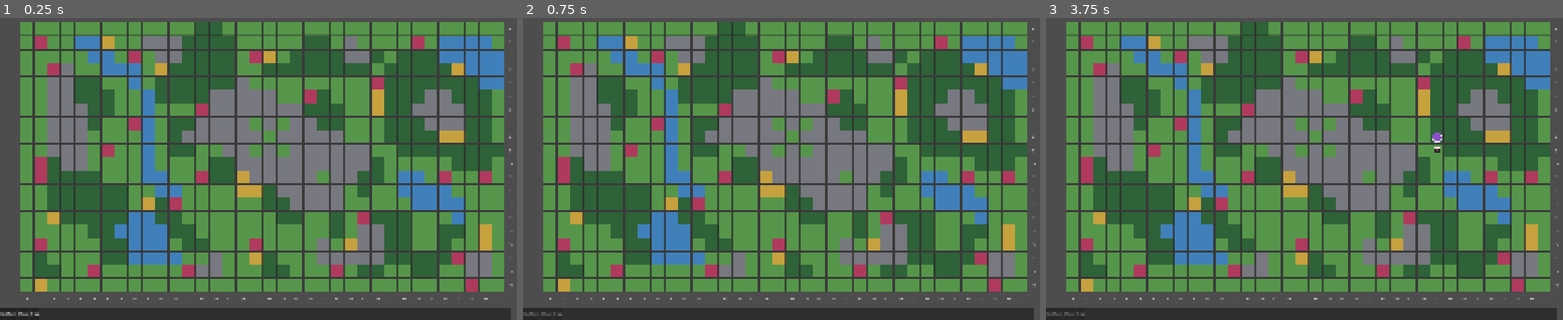
Above: before the commit, frames 1-3 (left to right).
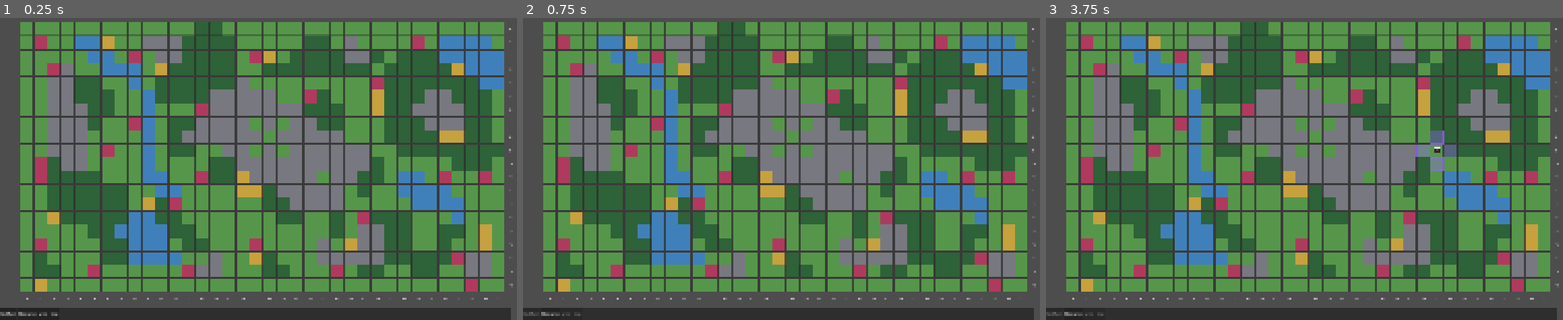
Above: after the commit, the same moments.

Repository: maaicle/conjurer-game
Game: Godot game, scene res://scenes/Sandbox.tscn
Two runs of this game, one before a commit and one after it. Both use one fixed random seed, a clock stepped at 60 frames per second and the inputs below.
Inputs (mouse positions are in pixels of both pictures, inside the frame that each line leads up to):
- Up to frame 1 (0.25 s): no input
- Up to frame 2 (0.75 s): click "End Turn" at 0.5 s
- Up to frame 3 (3.75 s): click (1071, 313) at 1.25 s, where only the run after the commit has a clickable "Next Unit"; click (1071, 313) at 2 s, where only the run after the commit has a clickable "Next Unit"; click (1071, 313) at 2.75 s, where only the run after the commit has a clickable "Next Unit"; tap Enter at 3.5 s; move the mouse to (1433, 147) at 3.52 s; click (1433, 147) at 3.67 s

The runs differ from the first frame. In frame 1, less than 0.1% of the frame differs, in the area x 3-12%, y 97-99%; in frame 2, less than 0.1%; in frame 3, 0.5%, in the area x 3-80%, y 37-99%.

Commit message:
Avatar flood/fill placement. Next unit button. Selected unit highlighter.

Diff:
--- a/scenes/Avatar.gd
+++ b/scenes/Avatar.gd
@@ -2,6 +2,7 @@
 class_name Avatar
 
 func _ready() -> void:
+	super._ready()
 	movement_range = 2
 
 func get_available_actions() -> Array[String]:
--- a/scenes/Sandbox.gd
+++ b/scenes/Sandbox.gd
@@ -37,6 +37,10 @@
 var consume_valid_cells: Array[Vector2i] = []
 var consume_highlight_nodes: Array[Sprite2D] = []
 var pending_soldier: Soldier = null
+var current_base: Base = null
+var in_avatar_placement_mode := false
+var avatar_valid_cells: Array[Vector2i] = []
+var avatar_highlight_nodes: Array[Sprite2D] = []
 
 #Scene setup ----------------------------------------------------
 
@@ -111,6 +115,8 @@
 			exit_spawn_mode()
 		elif in_move_mode:
 			exit_move_mode()
+		elif in_avatar_placement_mode:
+			cancel_base_placement()
 		return
 
 	if event.button_index != MOUSE_BUTTON_LEFT:
@@ -118,6 +124,11 @@
 
 	var mouse_pos := get_global_mouse_position()
 	var cell := ground_layer.local_to_map(mouse_pos)
+
+	if in_avatar_placement_mode:
+		if cell in avatar_valid_cells:
+			place_avatar(cell)
+		return
 
 	if not base_placed:
 		try_place_base(cell)
@@ -145,31 +156,33 @@
 #Base placement -----------------------------------------------------
 
 func try_place_base(cell: Vector2i) -> void:
-
 	if not is_passable(cell):
 		print("Cannot place base — tile is not passable or doesn't exist.")
 		return
 
-	var avatar_cell := find_valid_avatar_tile(cell)
-	if avatar_cell == Vector2i(-1, -1):
-		print("Cannot place base here — no valid adjacent tile for the avatar.")
-		return
-
-	var base := BASE_SCENE.instantiate()
+	var base: Base = BASE_SCENE.instantiate()
 	base.position = ground_layer.map_to_local(cell)
 	base.grid_position = cell
+	add_child(base)
+	current_base = base
 	base_position = cell
 
-	add_child(base)
-
-	var avatar := AVATAR_SCENE.instantiate()
-	avatar.position = ground_layer.map_to_local(avatar_cell)
-	avatar.grid_position = avatar_cell
-	add_child(avatar)
-
-	base_placed = true
-	print("Base placed at ", cell, ", avatar placed at ", avatar_cell)
-	begin_turn_planning()
+	avatar_valid_cells = compute_avatar_area(cell)
+	if avatar_valid_cells.is_empty():
+		print("Cannot place base here — no valid tile for the avatar.")
+		remove_child(base)
+		base.queue_free()
+		current_base = null
+		return
+
+	enter_avatar_placement_mode()
+
+func compute_avatar_area(base_cell: Vector2i) -> Array[Vector2i]:
+	var cells: Array[Vector2i] = []
+	for cell in compute_flood_area(base_cell, 1):
+		if is_passable(cell):
+			cells.append(cell)
+	return cells
 
 func find_valid_avatar_tile(base_cell: Vector2i) -> Vector2i:
 	var directions: Array[Vector2i] = [Vector2i(0, -1), Vector2i(1, 0), Vector2i(0, 1), Vector2i(-1, 0)]
@@ -179,6 +192,37 @@
 			return candidate
 	return Vector2i(-1, -1)
 
+func enter_avatar_placement_mode() -> void:
+	in_avatar_placement_mode = true
+	for cell in avatar_valid_cells:
+		avatar_highlight_nodes.append(create_highlight(cell, Color(0.6, 0.4, 1.0)))
+	update_toolbar()
+
+func exit_avatar_placement_mode() -> void:
+	in_avatar_placement_mode = false
+	avatar_valid_cells = []
+	for node in avatar_highlight_nodes:
+		node.queue_free()
+	avatar_highlight_nodes = []
+	update_toolbar()
+
+func cancel_base_placement() -> void:
+	exit_avatar_placement_mode()
+	remove_child(current_base)
+	current_base.queue_free()
+	current_base = null
+
+func place_avatar(cell: Vector2i) -> void:
+	var avatar: Avatar = AVATAR_SCENE.instantiate()
+	avatar.position = ground_layer.map_to_local(cell)
+	avatar.grid_position = cell
+	add_child(avatar)
+
+	exit_avatar_placement_mode()
+	base_placed = true
+	print("Base placed at ", base_position, ", avatar placed at ", cell)
+	begin_turn_planning()
+
 #Unit Selection Tracking -------------------------------------------
 
 func begin_turn_planning() -> void:
@@ -188,10 +232,12 @@
 func auto_select_unit() -> void:
 	for unit in get_children():
 		if unit is Unit and unit.turn_state == Unit.TurnState.READY:
-			selected_unit = unit
-			print("  Auto-selected unit at ", unit.grid_position)
+			select_unit(unit)
 			return
-	print("  No units available to select.")
+	if selected_unit != null and is_instance_valid(selected_unit):
+		selected_unit.set_selected(false)
+	selected_unit = null
+	print("  No units available to auto-select.")
 	update_toolbar()
 
 func get_unit_at(cell: Vector2i) -> Unit:
@@ -201,7 +247,10 @@
 	return null
 
 func select_unit(unit: Unit) -> void:
+	if selected_unit != null and is_instance_valid(selected_unit):
+		selected_unit.set_selected(false)
 	selected_unit = unit
+	selected_unit.set_selected(true)
 	print("Selected unit at ", unit.grid_position)
 	update_toolbar()
 
@@ -210,6 +259,7 @@
 	var move_btn: Button = $UI/Toolbar/HBox/MoveButton
 	var skip_btn: Button = $UI/Toolbar/HBox/SkipButton
 	var end_turn_btn: Button = $UI/Toolbar/HBox/EndTurnButton
+	var next_unit_btn: Button = $UI/Toolbar/HBox/NextUnitButton
 
 	if selected_unit == null:
 		move_btn.disabled = true
@@ -223,6 +273,7 @@
 		move_btn.disabled = true
 		skip_btn.disabled = true
 		end_turn_btn.disabled = true
+		next_unit_btn.disabled = true
 		for child in $UI/Toolbar/HBox/ActionButtons.get_children():
 			if child is Button:
 				child.disabled = true
@@ -231,6 +282,8 @@
 	move_btn.disabled = not selected_unit.can_move()
 	skip_btn.disabled = selected_unit.turn_state != Unit.TurnState.READY
 	end_turn_btn.disabled = not all_units_finished()
+	next_unit_btn.disabled = all_units_finished()
+
 
 	clear_action_buttons()
 	for action_name in selected_unit.get_available_actions():
@@ -263,6 +316,9 @@
 func _on_end_turn_button_pressed() -> void:
 	end_turn()
 	update_toolbar()
+
+func _on_next_unit_button_pressed() -> void:
+	select_next_unit()
 
 
 #Unit movement---------------------------------------------------
@@ -378,6 +434,7 @@
 			cells.append(cell)
 	return cells
 
+#Consume Mode----------------------------------------------------------------
 func enter_consume_mode() -> void:
 	in_consume_mode = true
 	consume_valid_cells = compute_resource_area(pending_soldier.grid_position, pending_soldier.collection_range)
@@ -421,6 +478,7 @@
 		ResourceType.WATER:
 			soldier.armor_regen += 1
 
+#Spawn Mode---------------------------------------------------------------------
 func enter_spawn_mode() -> void:
 	if selected_unit == null or not selected_unit.can_act():
 		return
@@ -458,3 +516,22 @@
 	highlight.position = ground_layer.map_to_local(cell)
 	add_child(highlight)
 	return highlight
+
+#Next Unit----------------------------------------------------------------------
+func select_next_unit() -> void:
+	var units: Array[Unit] = []
+	for child in get_children():
+		if child is Unit:
+			units.append(child)
+	if units.is_empty():
+		return
+
+	var start_index := units.find(selected_unit)
+	if start_index == -1:
+		start_index = 0
+
+	for i in range(1, units.size() + 1):
+		var idx := (start_index + i) % units.size()
+		if units[idx].turn_state == Unit.TurnState.READY:
+			select_unit(units[idx])
+			return
--- a/scenes/Sandbox.tscn
+++ b/scenes/Sandbox.tscn
@@ -99,6 +99,10 @@
 layout_mode = 2
 text = "End Turn"
 
+[node name="NextUnitButton" type="Button" parent="UI/Toolbar/HBox" unique_id=1879102158]
+layout_mode = 2
+text = "Next Unit"
+
 [node name="MoveButton" type="Button" parent="UI/Toolbar/HBox" unique_id=1950275072]
 layout_mode = 2
 text = "Move"
@@ -114,5 +118,6 @@
 
 [connection signal="pressed" from="UI/SkipButton" to="." method="_on_skip_button_pressed"]
 [connection signal="pressed" from="UI/Toolbar/HBox/EndTurnButton" to="." method="_on_end_turn_button_pressed"]
+[connection signal="pressed" from="UI/Toolbar/HBox/NextUnitButton" to="." method="_on_next_unit_button_pressed"]
 [connection signal="pressed" from="UI/Toolbar/HBox/MoveButton" to="." method="_on_move_button_pressed"]
 [connection signal="pressed" from="UI/Toolbar/HBox/SkipButton" to="." method="_on_skip_button_pressed"]
--- a/scripts/Unit.gd
+++ b/scripts/Unit.gd
@@ -2,6 +2,8 @@
 class_name Unit
 
 enum TurnState { READY, WAITING, DONE }
+
+const SELECTED_RING_TEXTURE := preload("res://assets/selected_ring.png")
 
 var grid_position: Vector2i
 var movement_range: int = 1
@@ -10,6 +12,7 @@
 var has_acted: bool = false
 var action_range: int = 1
 var collection_range: int = 1
+var selection_ring: Sprite2D
 
 func get_available_actions() -> Array[String]:
 	return []
@@ -42,3 +45,13 @@
 	turn_state = TurnState.READY
 	has_moved = false
 	has_acted = false
+
+func _ready() -> void:
+	selection_ring = Sprite2D.new()
+	selection_ring.texture = SELECTED_RING_TEXTURE
+	selection_ring.visible = false
+	selection_ring.z_index = -1
+	add_child(selection_ring)
+
+func set_selected(is_selected: bool) -> void:
+	selection_ring.visible = is_selected
Binary file added: assets/selected_ring.png
Not shown, added: assets/selected_ring.png.import
